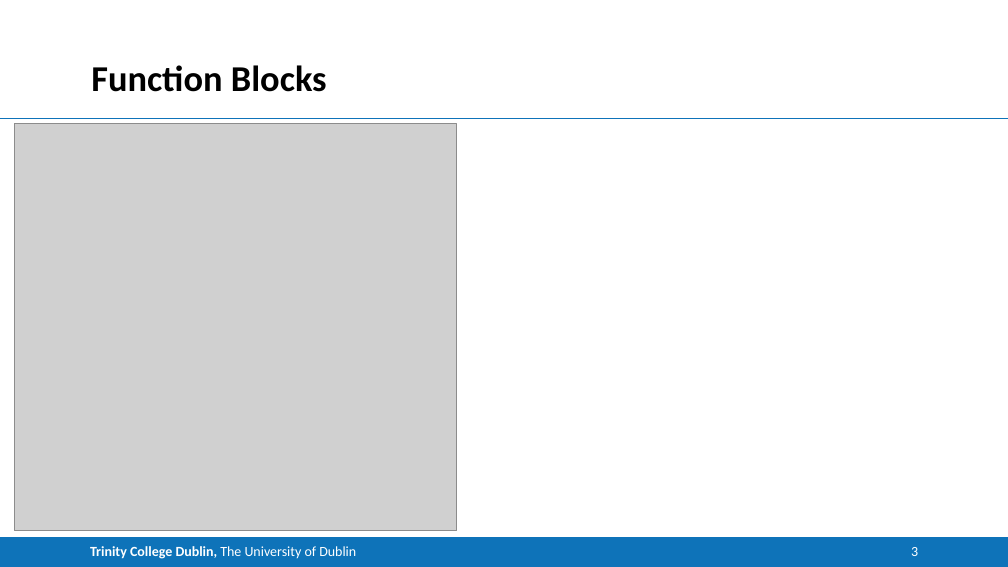
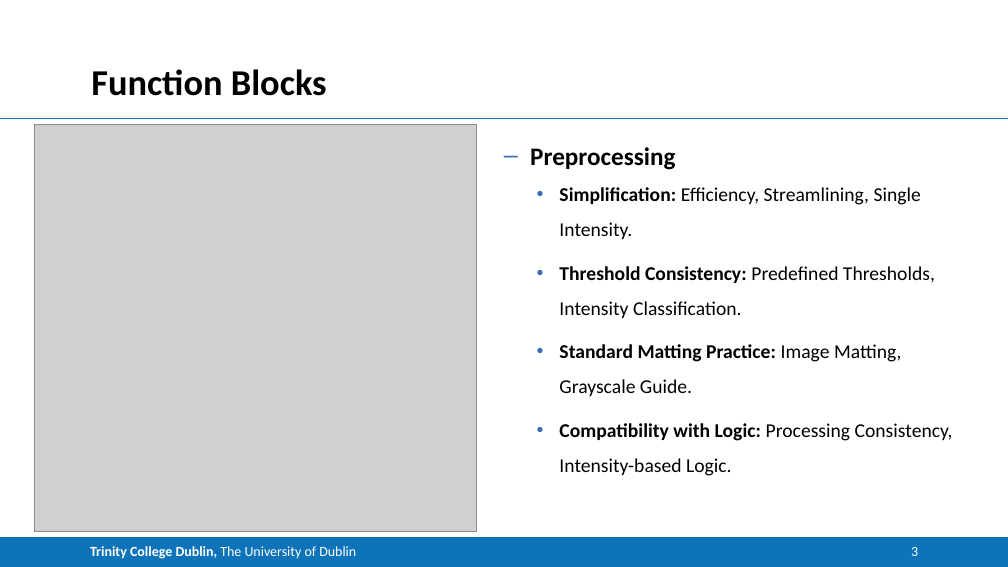
Before and after one commit to CNStanLee/CM_Matting, a slide deck: slide 3 of 002Matlab Project/Project.pptx. Drawn at 1008x567 pixels with LibreOffice and Linux fonts; fonts in the diff are those of the drawing; grey boxes stand for pictures. Boxes give left, top, right and bottom in pixels: in the first picture for what was removed or moved away, otherwise in the second. Text is boxed around its words. In the diff, an @@ line names an element or a change of style, - is before the commit and + after.

```diff
--- a/002Matlab Project/Project.pptx
+++ b/002Matlab Project/Project.pptx
@@ title "Function Blocks": place and size @@
-title "Function Blocks" at [91, 65, 327, 92]
+title "Function Blocks" at [91, 69, 327, 96]
@@ picture: place and size @@
-picture at [14, 124, 457, 531]
+picture at [34, 125, 477, 532]
@@ text added at [530, 147, 953, 476], 14 pt, text #000000 @@
+– Preprocessing
+  • Simplification: Efficiency, Streamlining, Single Intensity.
+  • Threshold Consistency: Predefined Thresholds, Intensity Classification.
+  • Standard Matting Practice: Image Matting, Grayscale Guide.
+  • Compatibility with Logic: Processing Consistency, Intensity-based Logic.
```
Also in this commit, not shown: 3 slides added, 1 slide removed.
